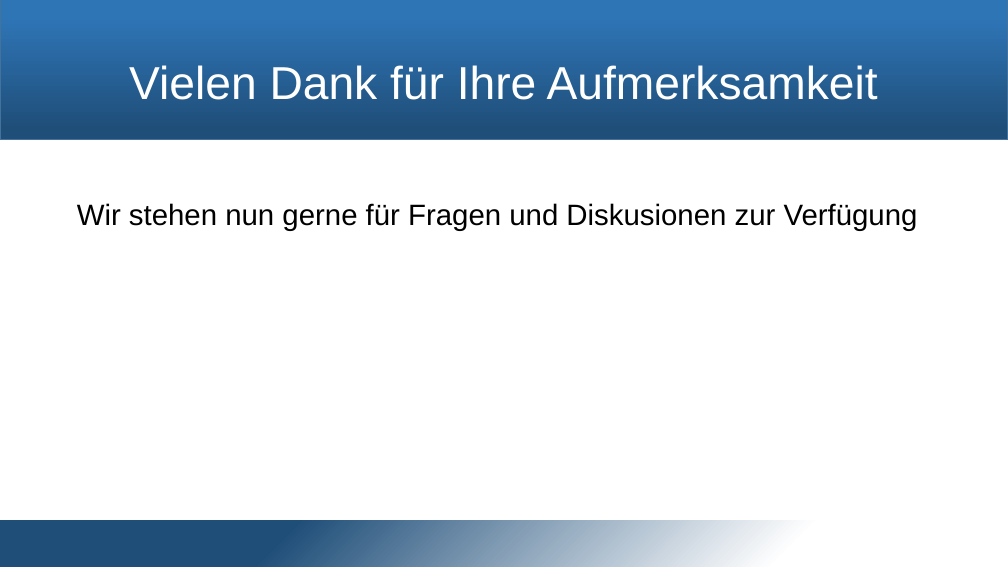
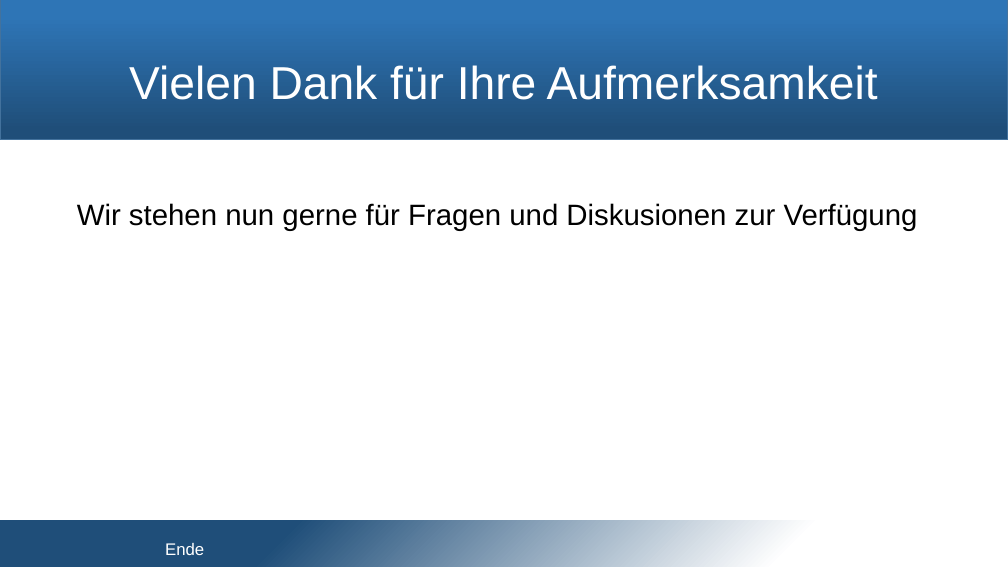
Before and after one commit to snobz/Seminar_BS_2017, a slide deck: slide 24 of Päsi/Seminar Betriebssysteme.pptx (slide 25 before the commit). Drawn at 1008x567 pixels with LibreOffice and Linux fonts; fonts in the diff are those of the drawing; background and template pictures are left out. Boxes give left, top, right and bottom in pixels: in the first picture for what was removed or moved away, otherwise in the second. Text is boxed around its words. In the diff, an @@ line names an element or a change of style, - is before the commit and + after.

```diff
--- a/Päsi/Seminar Betriebssysteme.pptx
+++ b/Päsi/Seminar Betriebssysteme.pptx
@@ text added at (165, 543, 204, 555), 16 pt, text #FFFFFF @@
+Ende
```
Also in this commit, not shown: 7 other slides changed, 1 slide added, 2 slides removed.
